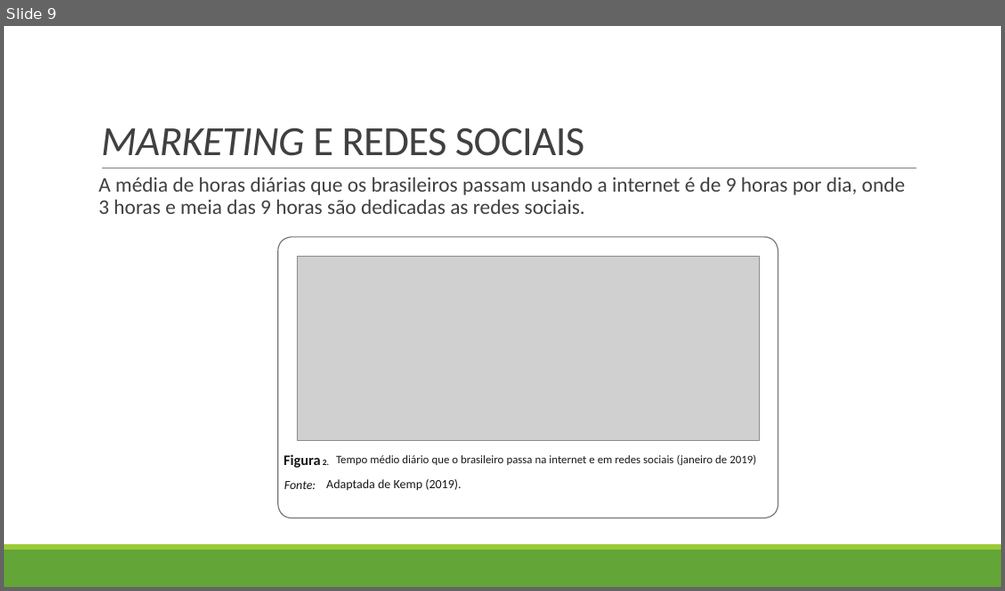
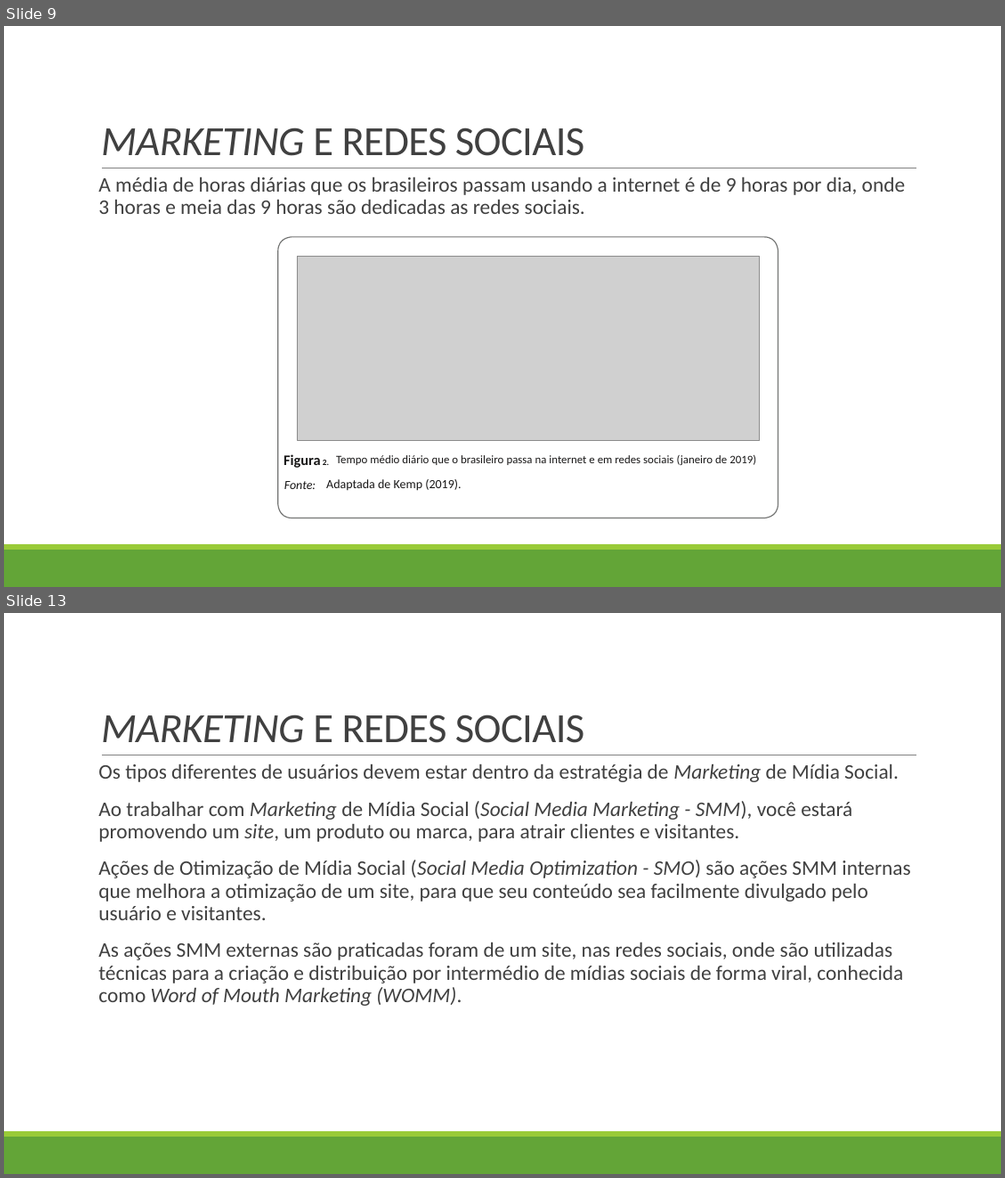
Before and after one commit to LucasHerculanoAmaro/Minhas-Aulas, a slide deck: Euripedes Simões de Paula/Gestão de Conteúdo WEB II/Aula 1/Redes Sociais.pptx. Shown one above the other, each under a label of ours: slide 9 before the commit, slides 9 and 13 after it; the slides between them are not shown. The pictures are 1005x591 and 1005x1178 pixels, drawn with LibreOffice and Linux fonts; fonts in the diff are those of the drawing; grey boxes stand for pictures. Boxes give left, top, right and bottom in pixels: in the first picture for what was removed or moved away, otherwise in the second. Text is boxed around its words. In the diff, an @@ line names an element or a change of style, - is before the commit and + after.

```diff
--- a/Euripedes Simões de Paula/Gestão de Conteúdo WEB II/Aula 1/Redes Sociais.pptx
+++ b/Euripedes Simões de Paula/Gestão de Conteúdo WEB II/Aula 1/Redes Sociais.pptx
@@ slide 13 added at <box>4,613,1001,1174</box>, background #FFFFFF; not listed: 3 template elements that a slide beside it also shows @@
@@ title added at <box>101,714,584,743</box>, 40 pt, text #404040 @@
+MARKETING E REDES SOCIAIS
@@ text added at <box>98,764,910,1005</box>, 20 pt, text #404040 @@
+  Os tipos diferentes de usuários devem estar dentro da estratégia de Marketing de Mídia Social.
+  Ao trabalhar com Marketing de Mídia Social (Social Media Marketing - SMM), você estará promovendo um site, um produto ou marca, para atrair clientes e visitantes.
+  Ações de Otimização de Mídia Social (Social Media Optimization - SMO) são ações SMM internas que melhora a otimização de um site, para que seu conteúdo sea facilmente divulgado pelo usuário e visitantes.
+  As ações SMM externas são praticadas foram de um site, nas redes sociais, onde são utilizadas técnicas para a criação e distribuição por intermédio de mídias sociais de forma viral, conhecida como Word of Mouth Marketing (WOMM).
```
Also in this commit, not shown: 4 other slides added.
